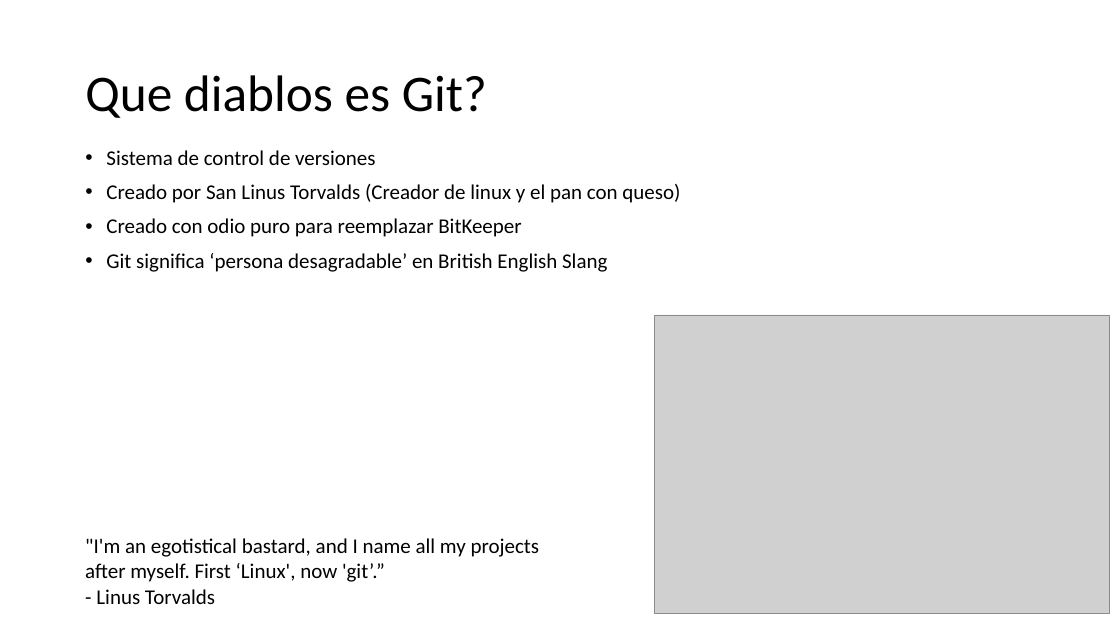
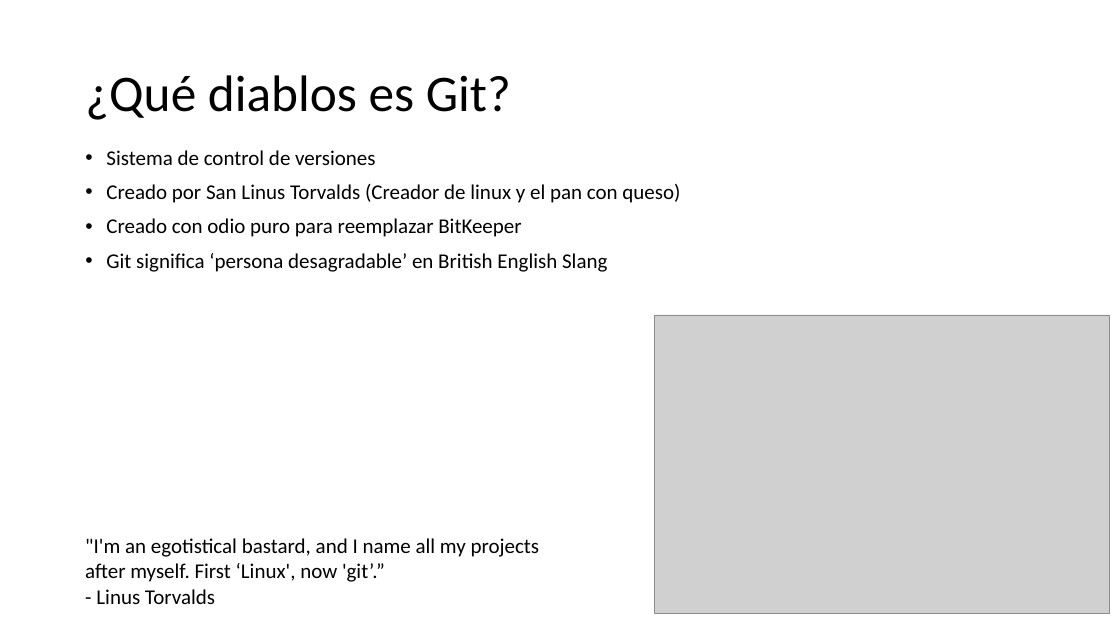
Before and after one commit to Shisah/GitGud2, a slide deck: slide 2 of Presentation/Git Gud 2.pptx. Drawn at 1120x630 pixels with LibreOffice and Linux fonts; fonts in the diff are those of the drawing; grey boxes stand for pictures. Boxes give left, top, right and bottom in pixels: in the first picture for what was removed or moved away, otherwise in the second. Text is boxed around its words. In the diff, an @@ line names an element or a change of style, - is before the commit and + after.

Commit message:
arreglada ortografia en diapo 2

```diff
--- a/Presentation/Git Gud 2.pptx
+++ b/Presentation/Git Gud 2.pptx
@@ title at box(85, 75, 511, 120): text changed @@
-Que diablos es Git?
+¿Qué diablos es Git?
```
